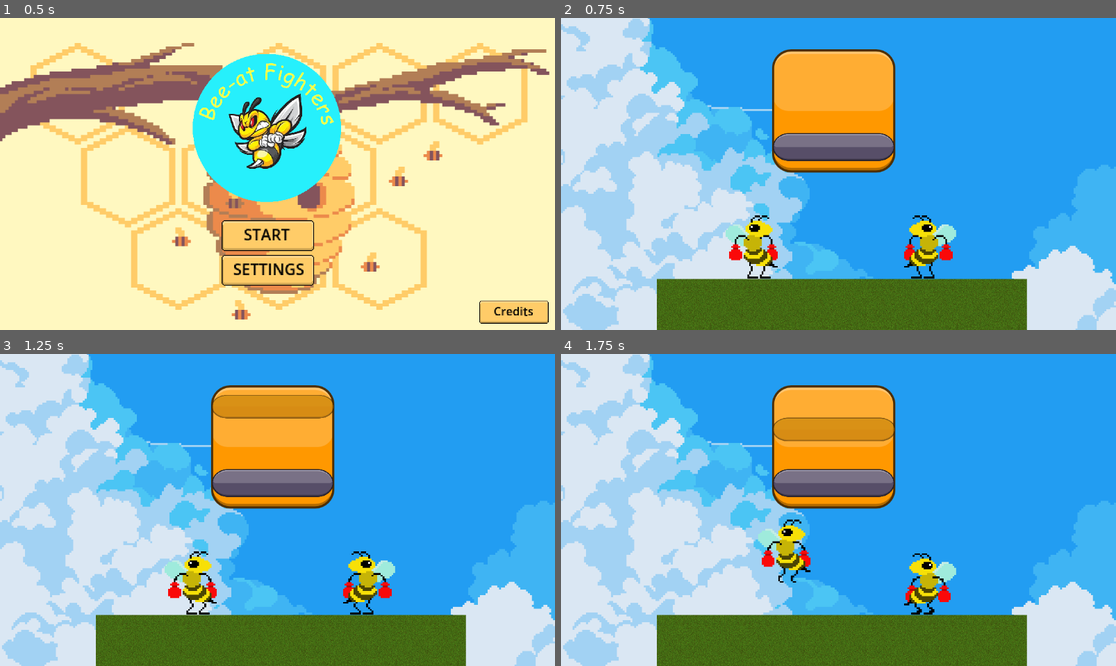
Above: before the commit, frames 1-4 (two rows, left to right).
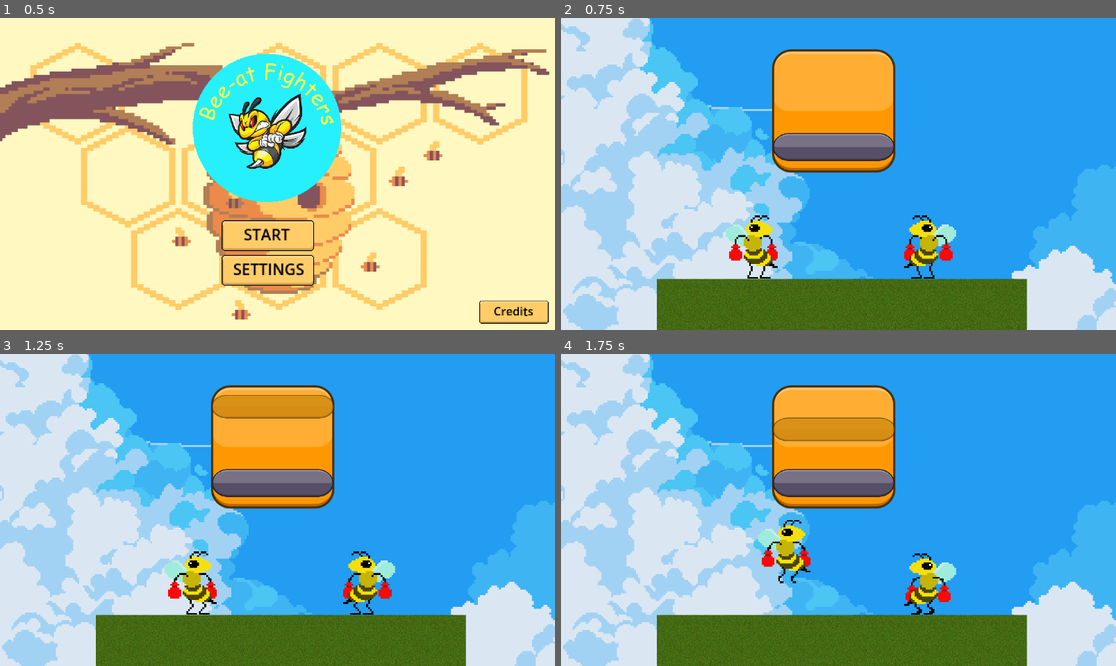
Above: after the commit, the same moments.

Repository: fossesv17/rhythm-fight-game
Game: Godot game, scene res://scenes/start_menu.tscn
Two runs of this game, one before a commit and one after it. Both use one fixed random seed, a clock stepped at 60 frames per second and the inputs below. Sound files missing from this copy of the repository are replaced by a short silence.
Inputs:
- Up to frame 1 (0.5 s): no input
- Up to frame 2 (0.75 s): click "START" at 0.5 s
- Up to frame 3 (1.25 s): no input
- Up to frame 4 (1.75 s): hold Right (p1_right) from 1.28 s (still down); tap / (p1_atack) at 1.35 s; tap Space (p1_jump) at 1.52 s

Frame 1 is identical in both runs. In frame 2, 0.1% of the frame differs, in the area x 30-71%, y 64-84%; in frame 3, 0.1%; in frame 4, 0.2%, in the area x 35-71%, y 53-84%.

Commit message:
minor fixes

Diff:
--- a/project.godot
+++ b/project.godot
@@ -93,6 +93,8 @@
 2d_physics/layer_1="Caida"
 2d_physics/layer_2="Player1"
 2d_physics/layer_3="Player2"
+2d_physics/layer_4="HurtBox"
+2d_physics/layer_5="Hitbox"
 
 [rendering]
 
--- a/scenes/bee.tscn
+++ b/scenes/bee.tscn
@@ -1,10 +1,13 @@
-[gd_scene load_steps=13 format=3 uid="uid://pwoqkhv1hq5i"]
+[gd_scene load_steps=14 format=3 uid="uid://pwoqkhv1hq5i"]
 
 [ext_resource type="Script" path="res://scripts/bee.gd" id="1_rya5u"]
-[ext_resource type="Texture2D" uid="uid://8and6w4hkcg2" path="res://sprites/bee/Abeja_idle_1.png" id="2_y3qia"]
-[ext_resource type="Texture2D" uid="uid://difragvuj7jpq" path="res://sprites/bee/Abeja_caminar.png" id="3_6e6qt"]
-[ext_resource type="Texture2D" uid="uid://b5nblx8t2s7jc" path="res://sprites/bee/Abeja_saltar.png" id="4_k5mml"]
-[ext_resource type="Texture2D" uid="uid://mth7ks15trj8" path="res://sprites/bee/Abeja_golpe.png" id="5_g16k2"]
+[ext_resource type="Texture2D" path="res://sprites/bee/Abeja_idle_1.png" id="2_y3qia"]
+[ext_resource type="Texture2D" path="res://sprites/bee/Abeja_caminar.png" id="3_6e6qt"]
+[ext_resource type="Texture2D" path="res://sprites/bee/Abeja_saltar.png" id="4_k5mml"]
+[ext_resource type="Texture2D" path="res://sprites/bee/Abeja_golpe.png" id="5_g16k2"]
+
+[sub_resource type="CircleShape2D" id="CircleShape2D_v7fot"]
+radius = 17.0924
 
 [sub_resource type="RectangleShape2D" id="RectangleShape2D_gbel3"]
 size = Vector2(64, 122.75)
@@ -72,6 +75,18 @@
 "update": 1,
 "values": [0]
 }
+tracks/5/type = "value"
+tracks/5/imported = false
+tracks/5/enabled = true
+tracks/5/path = NodePath("BeeSprite2/hitbox/CollisionShape2D:disabled")
+tracks/5/interp = 1
+tracks/5/loop_wrap = true
+tracks/5/keys = {
+"times": PackedFloat32Array(0),
+"transitions": PackedFloat32Array(1),
+"update": 0,
+"values": [true]
+}
 
 [sub_resource type="Animation" id="Animation_fgwcr"]
 resource_name = "idle"
@@ -127,58 +142,6 @@
 "values": [Vector2i(0, 0), Vector2i(1, 0), Vector2i(2, 0), Vector2i(3, 0), Vector2i(4, 0), Vector2i(5, 0), Vector2i(6, 0), Vector2i(7, 0), Vector2i(8, 0), Vector2i(9, 0)]
 }
 
-[sub_resource type="Animation" id="Animation_32j8p"]
-resource_name = "walk"
-length = 0.6
-tracks/0/type = "value"
-tracks/0/imported = false
-tracks/0/enabled = true
-tracks/0/path = NodePath("BeeSprite2:texture")
-tracks/0/interp = 1
-tracks/0/loop_wrap = true
-tracks/0/keys = {
-"times": PackedFloat32Array(0),
-"transitions": PackedFloat32Array(1),
-"update": 1,
-"values": [ExtResource("3_6e6qt")]
-}
-tracks/1/type = "value"
-tracks/1/imported = false
-tracks/1/enabled = true
-tracks/1/path = NodePath("BeeSprite2:hframes")
-tracks/1/interp = 1
-tracks/1/loop_wrap = true
-tracks/1/keys = {
-"times": PackedFloat32Array(0),
-"transitions": PackedFloat32Array(1),
-"update": 1,
-"values": [6]
-}
-tracks/2/type = "value"
-tracks/2/imported = false
-tracks/2/enabled = true
-tracks/2/path = NodePath("BeeSprite2:vframes")
-tracks/2/interp = 1
-tracks/2/loop_wrap = true
-tracks/2/keys = {
-"times": PackedFloat32Array(0),
-"transitions": PackedFloat32Array(1),
-"update": 1,
-"values": [1]
-}
-tracks/3/type = "value"
-tracks/3/imported = false
-tracks/3/enabled = true
-tracks/3/path = NodePath("BeeSprite2:frame")
-tracks/3/interp = 1
-tracks/3/loop_wrap = true
-tracks/3/keys = {
-"times": PackedFloat32Array(0, 0.1, 0.2, 0.3, 0.4, 0.5),
-"transitions": PackedFloat32Array(1, 1, 1, 1, 1, 1),
-"update": 1,
-"values": [0, 1, 2, 3, 4, 5]
-}
-
 [sub_resource type="Animation" id="Animation_d65yo"]
 resource_name = "jump"
 length = 0.25
@@ -283,6 +246,70 @@
 "transitions": PackedFloat32Array(1, 1, 1, 1, 1, 1, 1, 1, 1, 1, 1, 1),
 "update": 1,
 "values": [0, 1, 2, 3, 4, 5, 6, 7, 8, 9, 10, 11]
+}
+tracks/4/type = "value"
+tracks/4/imported = false
+tracks/4/enabled = true
+tracks/4/path = NodePath("BeeSprite2/hitbox/CollisionShape2D:disabled")
+tracks/4/interp = 1
+tracks/4/loop_wrap = true
+tracks/4/keys = {
+"times": PackedFloat32Array(0, 0.25, 0.35),
+"transitions": PackedFloat32Array(1, 1, 1),
+"update": 0,
+"values": [true, false, true]
+}
+
+[sub_resource type="Animation" id="Animation_32j8p"]
+resource_name = "walk"
+length = 0.6
+tracks/0/type = "value"
+tracks/0/imported = false
+tracks/0/enabled = true
+tracks/0/path = NodePath("BeeSprite2:texture")
+tracks/0/interp = 1
+tracks/0/loop_wrap = true
+tracks/0/keys = {
+"times": PackedFloat32Array(0),
+"transitions": PackedFloat32Array(1),
+"update": 1,
+"values": [ExtResource("3_6e6qt")]
+}
+tracks/1/type = "value"
+tracks/1/imported = false
+tracks/1/enabled = true
+tracks/1/path = NodePath("BeeSprite2:hframes")
+tracks/1/interp = 1
+tracks/1/loop_wrap = true
+tracks/1/keys = {
+"times": PackedFloat32Array(0),
+"transitions": PackedFloat32Array(1),
+"update": 1,
+"values": [6]
+}
+tracks/2/type = "value"
+tracks/2/imported = false
+tracks/2/enabled = true
+tracks/2/path = NodePath("BeeSprite2:vframes")
+tracks/2/interp = 1
+tracks/2/loop_wrap = true
+tracks/2/keys = {
+"times": PackedFloat32Array(0),
+"transitions": PackedFloat32Array(1),
+"update": 1,
+"values": [1]
+}
+tracks/3/type = "value"
+tracks/3/imported = false
+tracks/3/enabled = true
+tracks/3/path = NodePath("BeeSprite2:frame")
+tracks/3/interp = 1
+tracks/3/loop_wrap = true
+tracks/3/keys = {
+"times": PackedFloat32Array(0, 0.1, 0.2, 0.3, 0.4, 0.5),
+"transitions": PackedFloat32Array(1, 1, 1, 1, 1, 1),
+"update": 1,
+"values": [0, 1, 2, 3, 4, 5]
 }
 
 [sub_resource type="AnimationLibrary" id="AnimationLibrary_67ul2"]
@@ -295,6 +322,8 @@
 }
 
 [node name="Bee" type="CharacterBody2D"]
+collision_layer = 0
+collision_mask = 0
 script = ExtResource("1_rya5u")
 
 [node name="BeeSprite2" type="Sprite2D" parent="."]
@@ -303,8 +332,17 @@
 texture = ExtResource("2_y3qia")
 hframes = 10
 
-[node name="CollisionShape2D" type="CollisionShape2D" parent="."]
-position = Vector2(12, -41.625)
+[node name="hitbox" type="Area2D" parent="BeeSprite2"]
+collision_layer = 16
+collision_mask = 8
+
+[node name="CollisionShape2D" type="CollisionShape2D" parent="BeeSprite2/hitbox"]
+position = Vector2(76.9156, -10.6827)
+shape = SubResource("CircleShape2D_v7fot")
+disabled = true
+
+[node name="physics" type="CollisionShape2D" parent="."]
+position = Vector2(12, -42)
 shape = SubResource("RectangleShape2D_gbel3")
 
 [node name="AnimationPlayer" type="AnimationPlayer" parent="."]
@@ -312,3 +350,5 @@
 "": SubResource("AnimationLibrary_67ul2")
 }
 autoplay = "idle"
+
+[connection signal="area_entered" from="BeeSprite2/hitbox" to="." method="_on_punch_hitbox_area_entered"]
--- a/scripts/bee.gd
+++ b/scripts/bee.gd
@@ -58,3 +58,5 @@
 	else:
 		if !animation.is_playing():
 			animation.play("idle")
+
+ # Replace with function body.
Not shown: 1 places in scenes/game.tscn that only renumber resources
